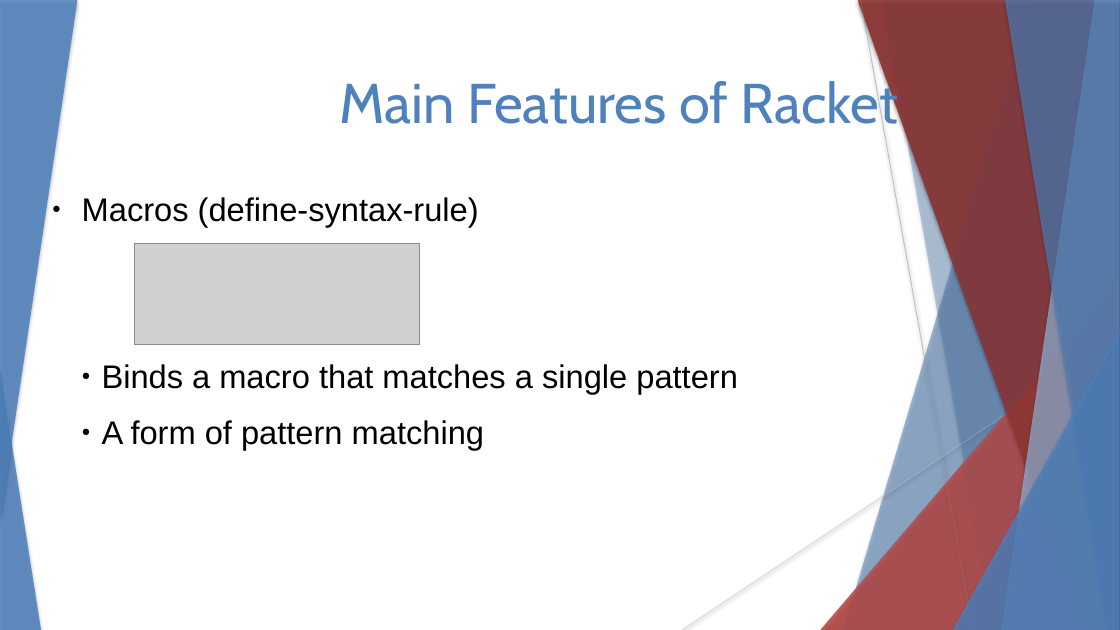
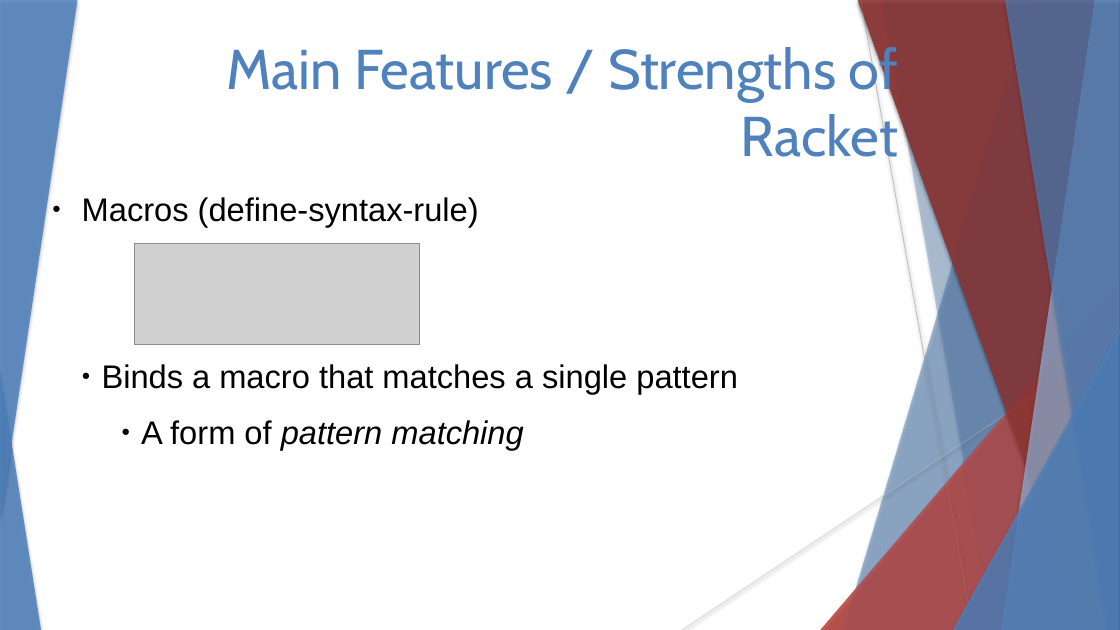
Before and after one commit to stevester94/CSC201_Project, a slide deck: slide 15 of CSC201Sec3Proj3Team4.pptx (slide 13 before the commit). Drawn at 1120x630 pixels with LibreOffice and Linux fonts; fonts in the diff are those of the drawing; grey boxes stand for pictures. Boxes give left, top, right and bottom in pixels: in the first picture for what was removed or moved away, otherwise in the second. Text is boxed around its words. In the diff, an @@ line names an element or a change of style, - is before the commit and + after.

Commit message:
added racket language reference

```diff
--- a/CSC201Sec3Proj3Team4.pptx
+++ b/CSC201Sec3Proj3Team4.pptx
@@ text at [226, 41, 898, 169]: text changed @@
-Main Features of Racket
+Main Features / Strengths of Racket
@@ text at [141, 420, 523, 450]: italic on in "pattern matching"; list level 3 to 5 in "A form of pattern matching" @@
```
Also in this commit, not shown: 7 other slides changed, 2 slides added.
